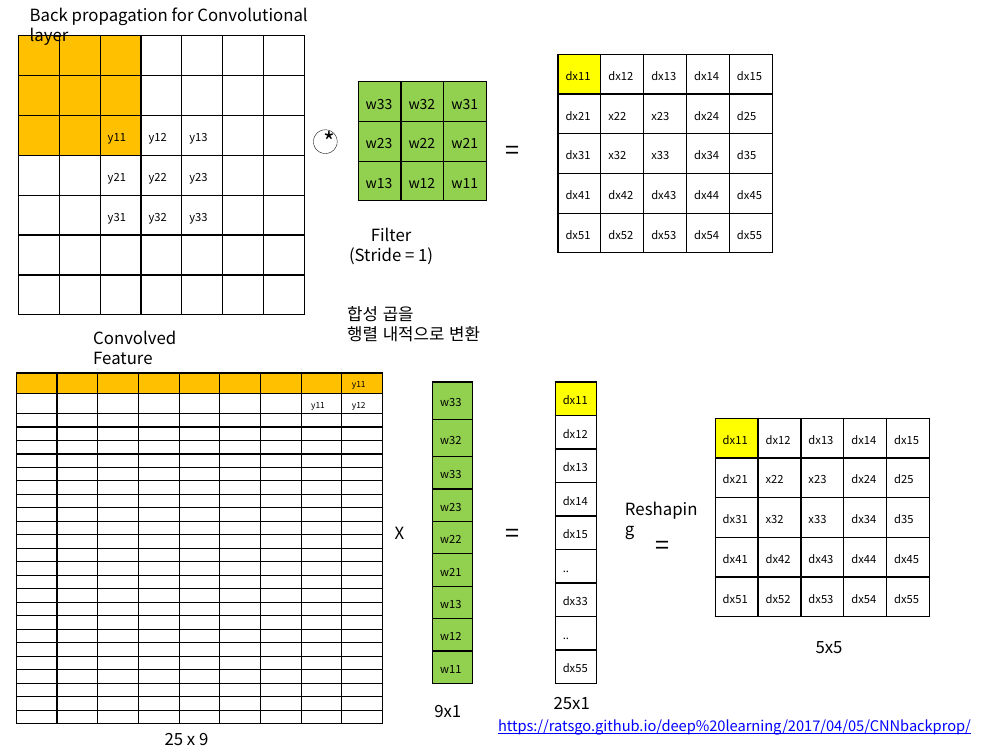
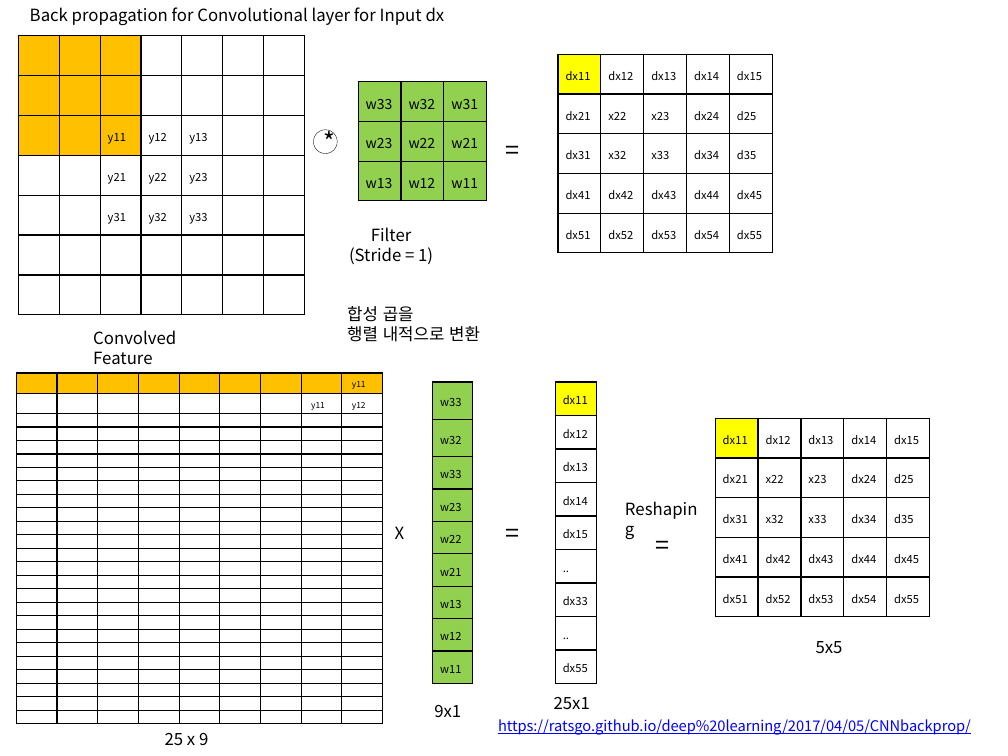
Before and after one commit to kimkangbo/mlforhighschool, a slide deck: slide 2 of doc/convolutional_neual_networks.pptx. Drawn at 1008x756 pixels with LibreOffice and Linux fonts; fonts in the diff are those of the drawing. Boxes give left, top, right and bottom in pixels: in the first picture for what was removed or moved away, otherwise in the second. Text is boxed around its words. In the diff, an @@ line names an element or a change of style, - is before the commit and + after.

Commit message:
Add conv. back prop. for dw
Add conv. back prop. for dw

```diff
--- a/doc/convolutional_neual_networks.pptx
+++ b/doc/convolutional_neual_networks.pptx
@@ text at bbox=[30, 7, 445, 26]: text changed @@
-Back propagation for Convolutional layer
+Back propagation for Convolutional layer for Input dx
```
Also in this commit, not shown: 1 slide added.
